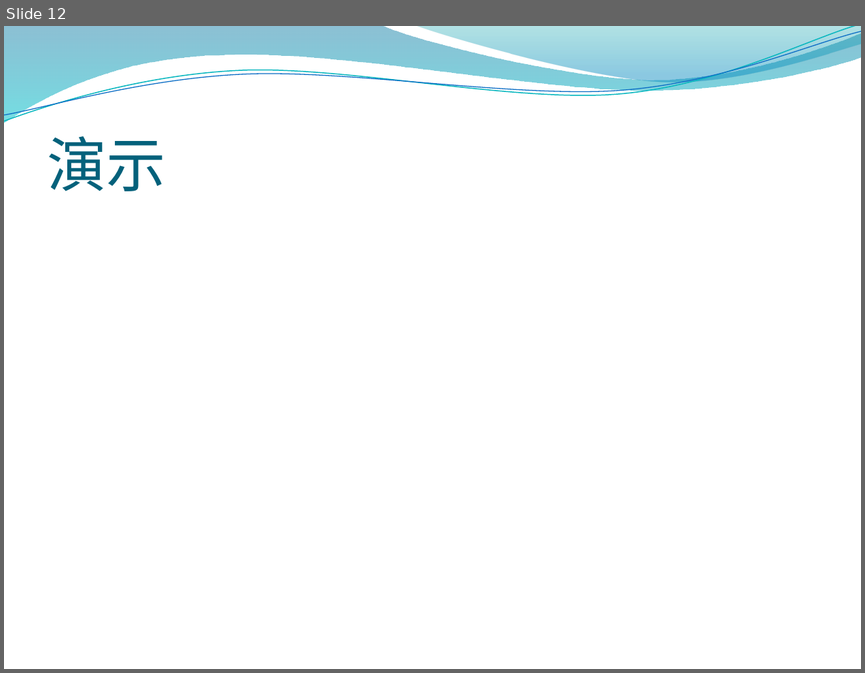
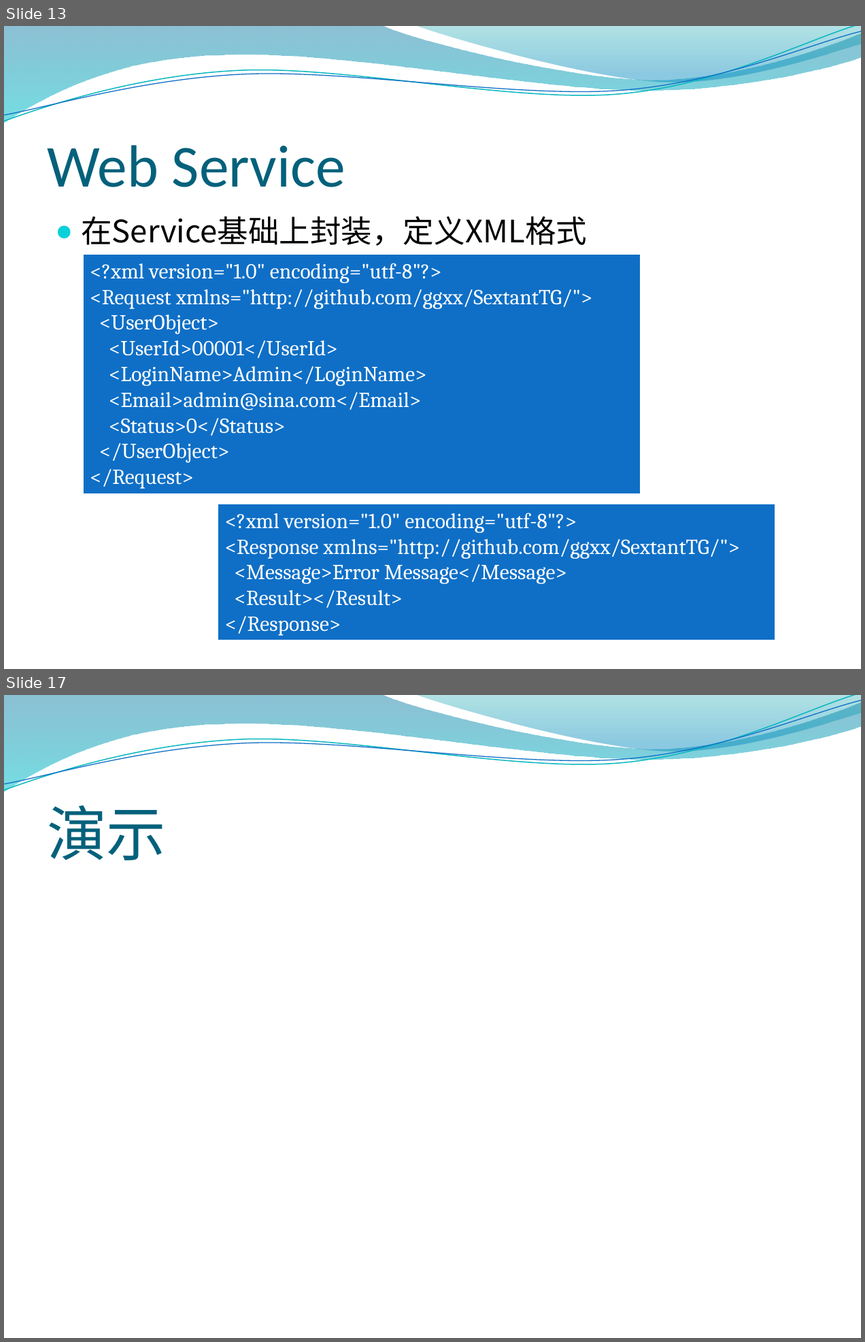
Before and after one commit to ggxx/SextantTG, a slide deck: doc/大作业汇报.pptx. Shown one above the other, each under a label of ours: slide 12 before the commit, slides 13 and 17 after it; the slides between them are not shown. The pictures are 865x673 and 865x1342 pixels, drawn with LibreOffice and Linux fonts; fonts in the diff are those of the drawing; background and template pictures are left out. Boxes give left, top, right and bottom in pixels: in the first picture for what was removed or moved away, otherwise in the second. Text is boxed around its words. In the diff, an @@ line names an element or a change of style, - is before the commit and + after.

```diff
--- a/doc/大作业汇报.pptx
+++ b/doc/大作业汇报.pptx
@@ slide 13 added at (x1=4, y1=26, x2=861, y2=669), background picture (left out); not listed: 4 template elements that a slide beside it also shows @@
@@ title added at (x1=47, y1=145, x2=345, y2=187), 50 pt, text #04617B @@
+Web Service
@@ text added at (x1=81, y1=216, x2=587, y2=246), 26 pt, text #000000 @@
+● 在Service基础上封装，定义XML格式
@@ rectangle added at (x1=82, y1=253, x2=643, y2=495), fill #0F6FC6, outline #FFFFFF 3 pt, 18 pt, text #FFFFFF @@
+<?xml version="1.0" encoding="utf-8"?>
+<Request xmlns="http://github.com/ggxx/SextantTG/">
+<UserObject>
+<UserId>00001</UserId>
+<LoginName>Admin</LoginName>
+<Email>admin@sina.com</Email>
+<Status>0</Status>
+</UserObject>
+</Request>
@@ rectangle added at (x1=216, y1=503, x2=777, y2=641), fill #0F6FC6, outline #FFFFFF 3 pt, 18 pt, text #FFFFFF @@
+<?xml version="1.0" encoding="utf-8"?>
+<Response xmlns="http://github.com/ggxx/SextantTG/">
+<Message>Error Message</Message>
+<Result></Result>
+</Response>
@@ what was slide 12 is now slide 17 @@
```
Also in this commit, not shown: 10 slides changed, 6 other slides added, 2 slides removed, 4 other files.
